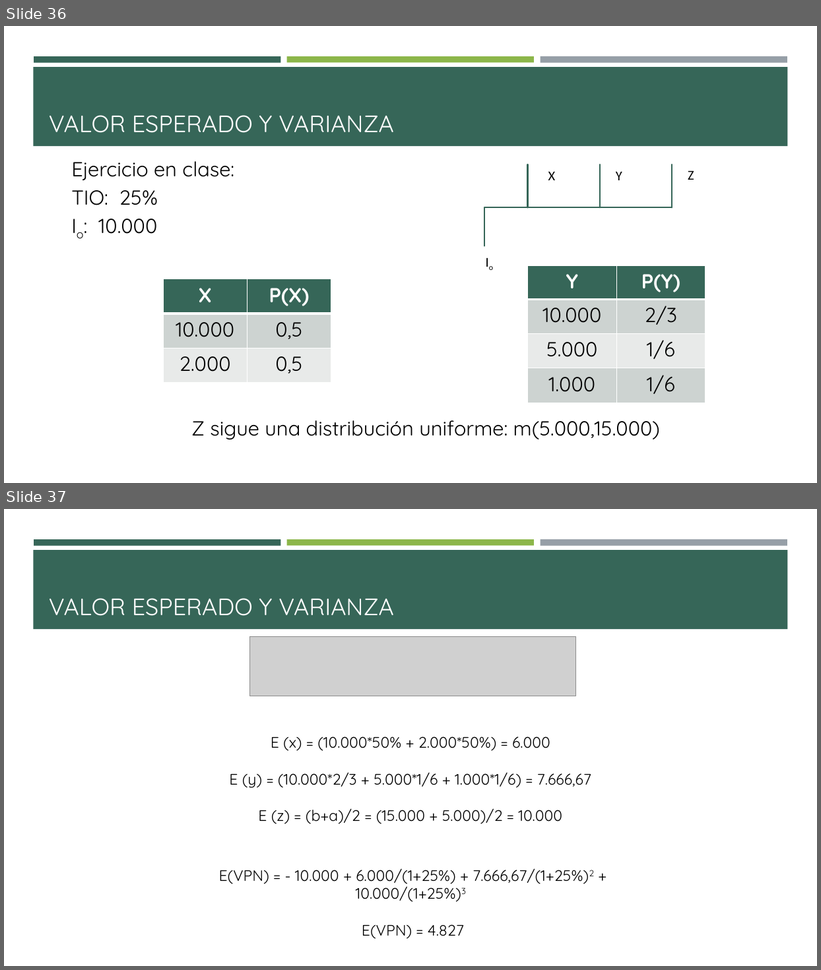
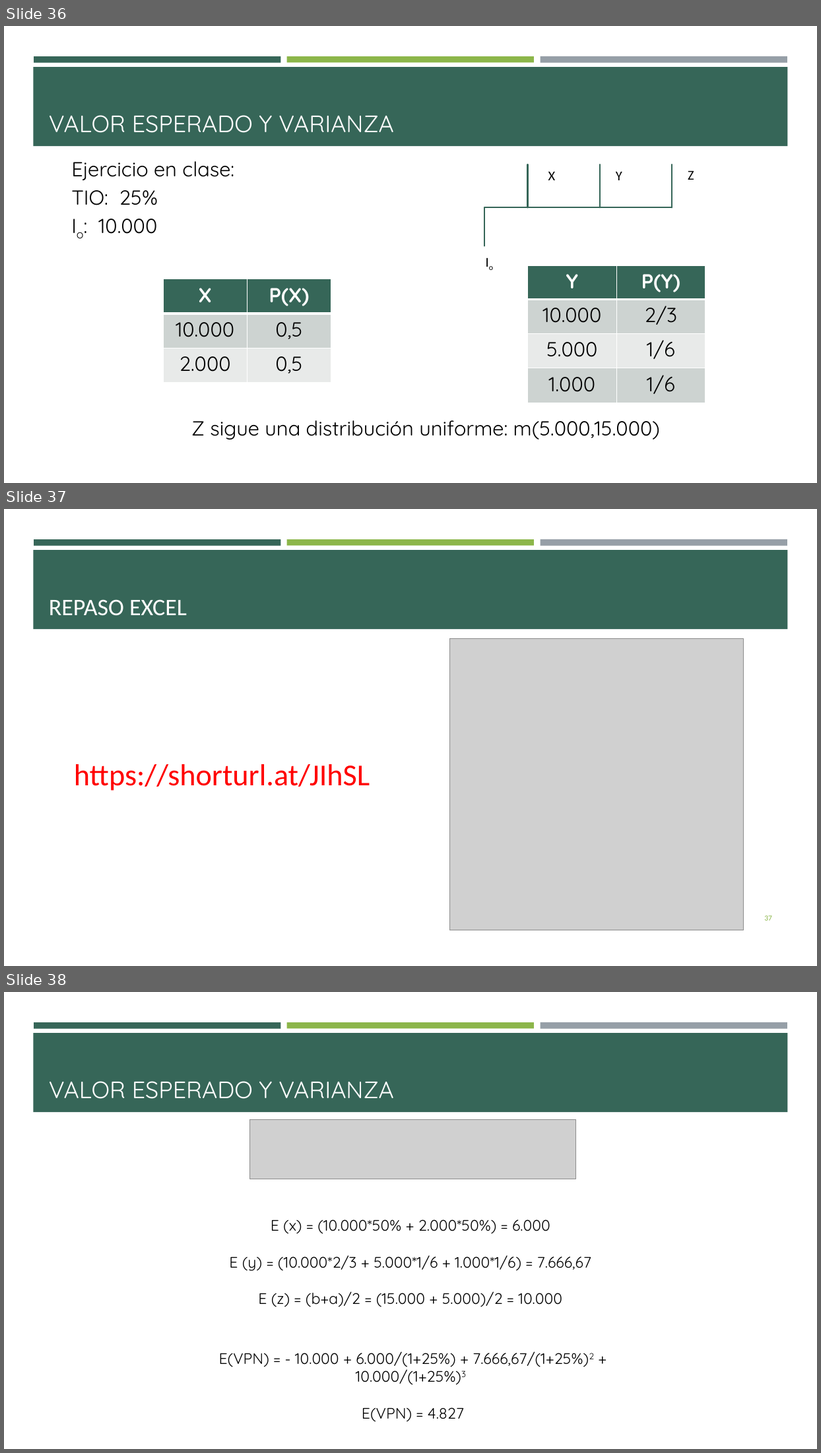
Before and after one commit to brigitte-castaneda/ANADEC_20262, a slide deck: 9.1 ANADEC 202610 - Conceptos Básicos de Riesgo y su Aplicación (Parte I).pptx. Shown one above the other, each under a label of ours: slides 36 and 37 before the commit, slides 36, 37 and 38 after it. The pictures are 821x970 and 821x1453 pixels, drawn with LibreOffice and Linux fonts; fonts in the diff are those of the drawing; grey boxes stand for pictures. Boxes give left, top, right and bottom in pixels: in the first picture for what was removed or moved away, otherwise in the second. Text is boxed around its words. In the diff, an @@ line names an element or a change of style, - is before the commit and + after.

```diff
--- a/9.1 ANADEC 202610 - Conceptos Básicos de Riesgo y su Aplicación (Parte I).pptx
+++ b/9.1 ANADEC 202610 - Conceptos Básicos de Riesgo y su Aplicación (Parte I).pptx
@@ slide 37 added at bbox=[4, 509, 817, 966], background #FFFFFF; not listed: 4 template elements that a slide beside it also shows @@
@@ title added at bbox=[49, 599, 187, 616], 28 pt, text #FFFFFF @@
+REPASO EXCEL
@@ picture added at bbox=[450, 638, 743, 931] @@
@@ text added at bbox=[74, 764, 370, 791], 36 pt, text #FF0000 @@
+https://shorturl.at/JIhSL
@@ page number added at bbox=[764, 916, 772, 921], 9 pt, text #8CB64A @@
+37
@@ what was slide 37 is now slide 38 @@
```
Also in this commit, not shown: 1 other file.
